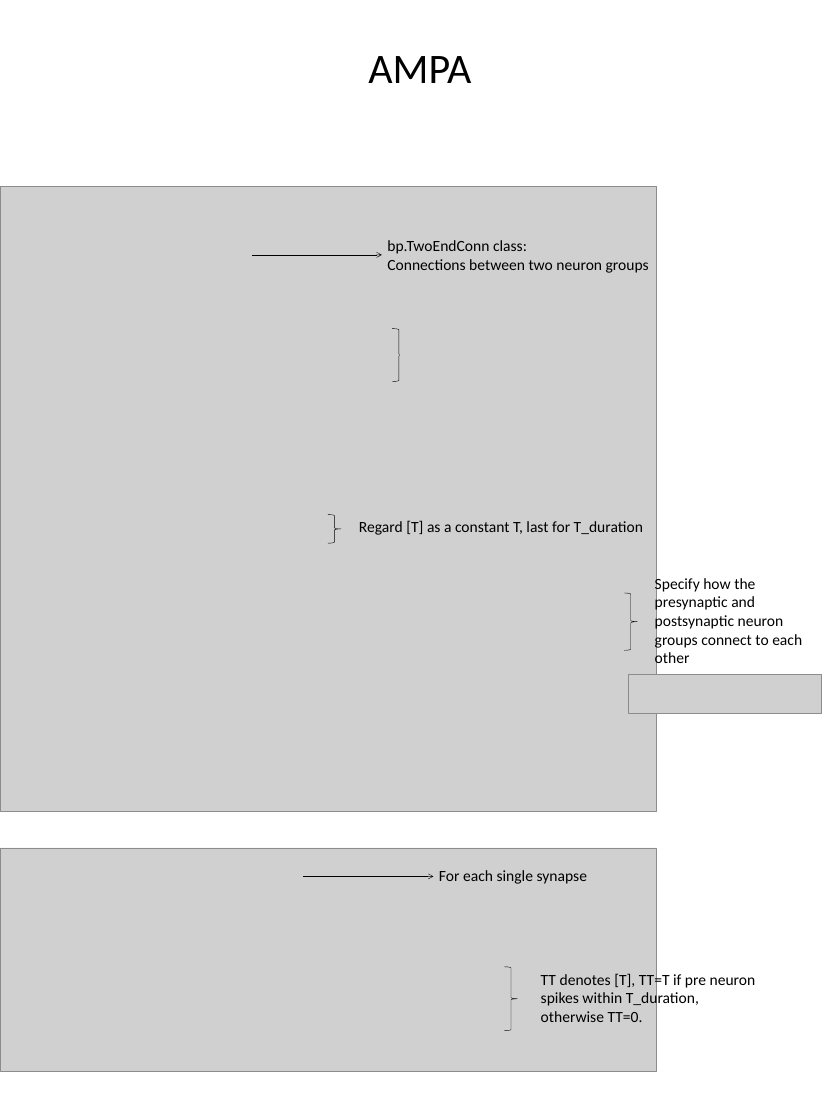
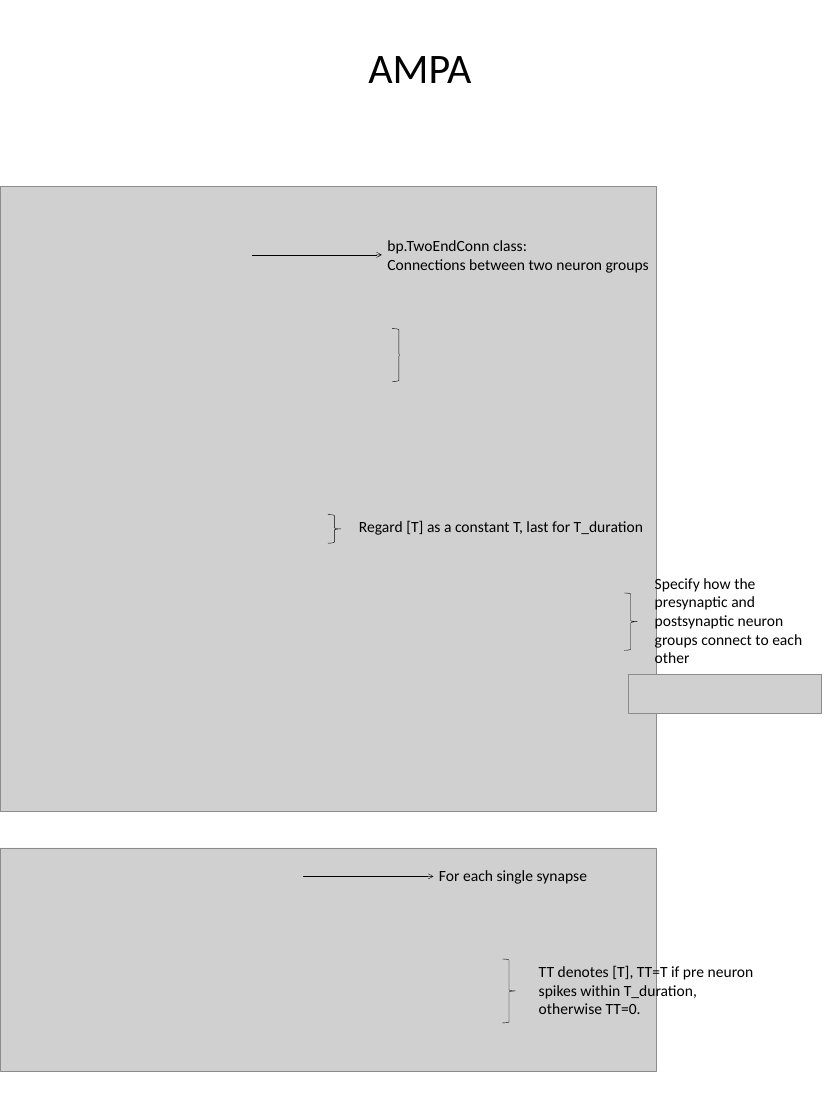
Before and after one commit to quanpeng0/BrainModels, a slide deck: slide 1 of docs/brainpy_handbook/ppt/syns.pptx. Drawn at 840x1120 pixels with LibreOffice and Linux fonts; fonts in the diff are those of the drawing; grey boxes stand for pictures. Boxes give left, top, right and bottom in pixels: in the first picture for what was removed or moved away, otherwise in the second. Text is boxed around its words. In the diff, an @@ line names an element or a change of style, - is before the commit and + after.

Commit message:
NMDA & GABA figs & other updates

```diff
--- a/docs/brainpy_handbook/ppt/syns.pptx
+++ b/docs/brainpy_handbook/ppt/syns.pptx
@@ right brace: place and size @@
-right brace at (505, 967, 518, 1030)
+right brace at (502, 959, 516, 1023)
@@ text "TT denotes [T], TT=T if ...": place and size @@
-text "TT denotes [T], TT=T if ..." at (541, 971, 756, 1022)
+text "TT denotes [T], TT=T if ..." at (539, 964, 754, 1014)
```
Also in this commit, not shown: 4 slides added, 16 other files.
